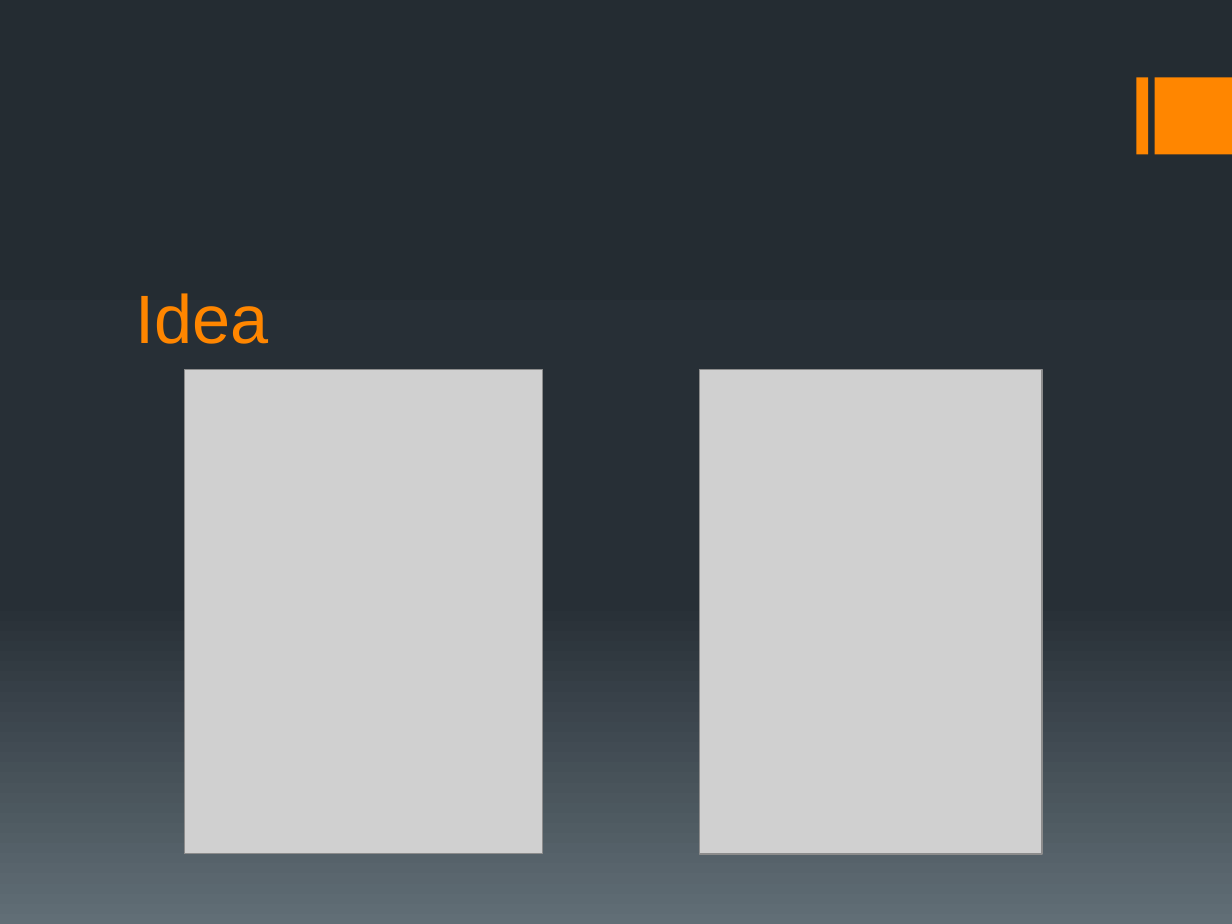
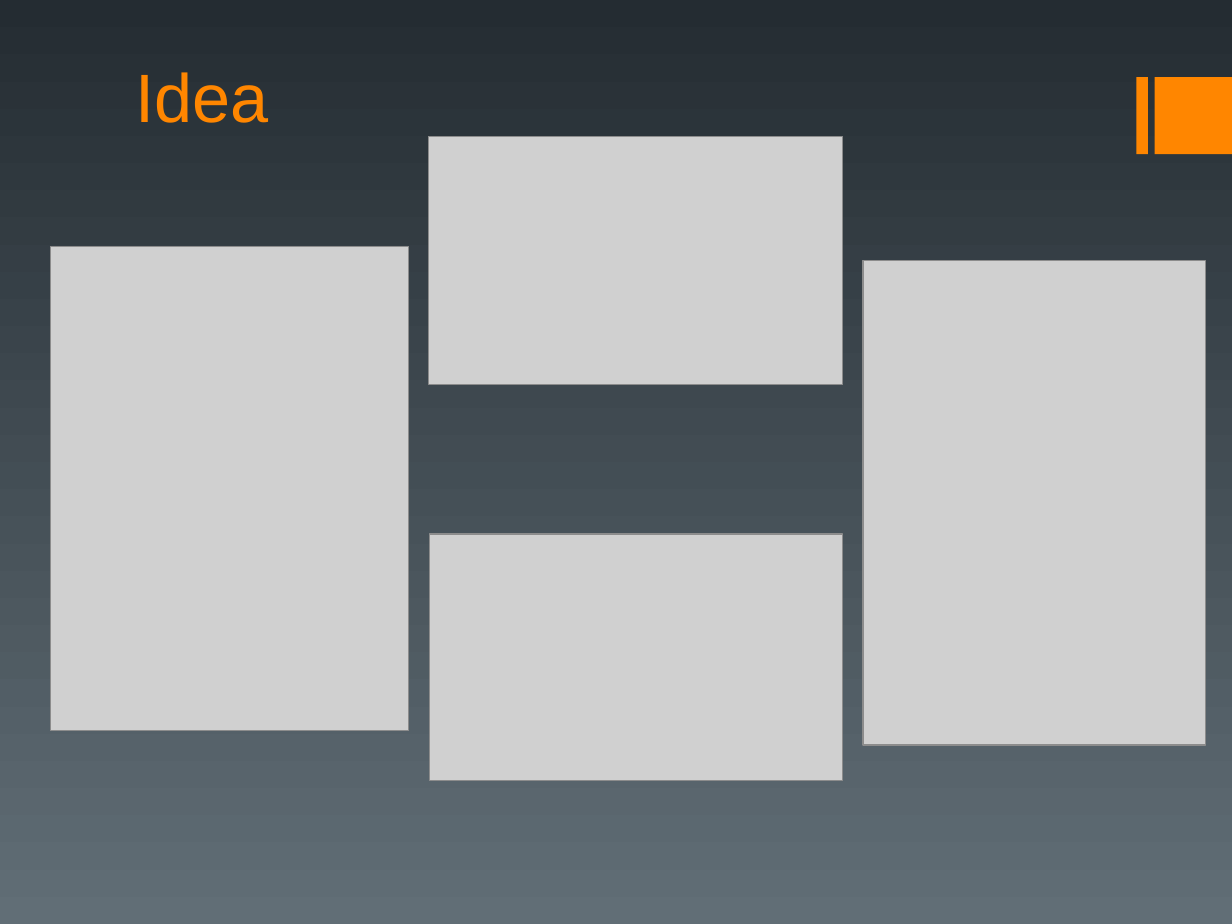
Before and after one commit to czod/HapticGlove, a slide deck: slide 3 of Docs/Final Project.pptx. Drawn at 1232x924 pixels with LibreOffice and Linux fonts; fonts in the diff are those of the drawing; grey boxes stand for pictures. Boxes give left, top, right and bottom in pixels: in the first picture for what was removed or moved away, otherwise in the second. Text is boxed around its words. In the diff, an @@ line names an element or a change of style, - is before the commit and + after.

```diff
--- a/Docs/Final Project.pptx
+++ b/Docs/Final Project.pptx
@@ background gradient #242C33 to #273037 to #636D76 to gradient #242C32 to #616E76 @@
@@ title "Idea" moved from (x1=136, y1=293, x2=269, y2=344) to (x1=135, y1=72, x2=268, y2=123) @@
@@ title "Idea" at (x1=135, y1=72, x2=268, y2=123): line spacing 1 to 0.93; vertical alignment bottom to top @@
@@ picture added at (x1=429, y1=137, x2=843, y2=384) @@
@@ picture moved from (x1=185, y1=370, x2=543, y2=854) to (x1=51, y1=246, x2=409, y2=731) @@
@@ picture moved from (x1=700, y1=370, x2=1042, y2=854) to (x1=864, y1=260, x2=1206, y2=744) @@
@@ picture added at (x1=430, y1=533, x2=843, y2=781) @@
```
Also in this commit, not shown: 10 other slides changed, 2 slides added, 3 slides removed, 1 other file.
